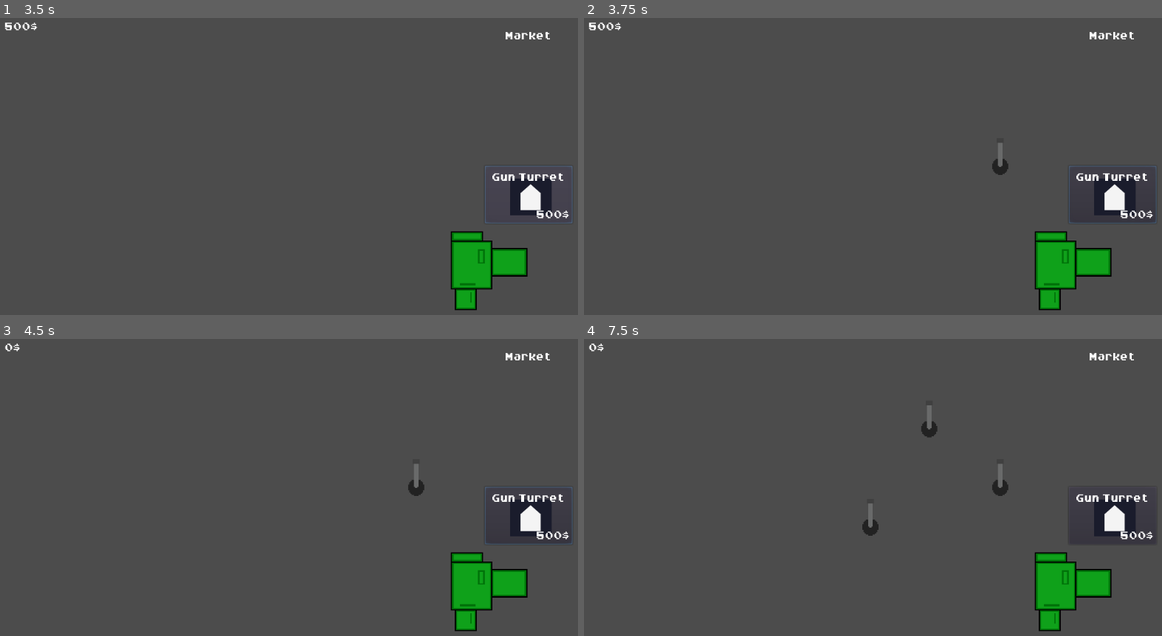
Above: before the commit, frames 1-4 (two rows, left to right).
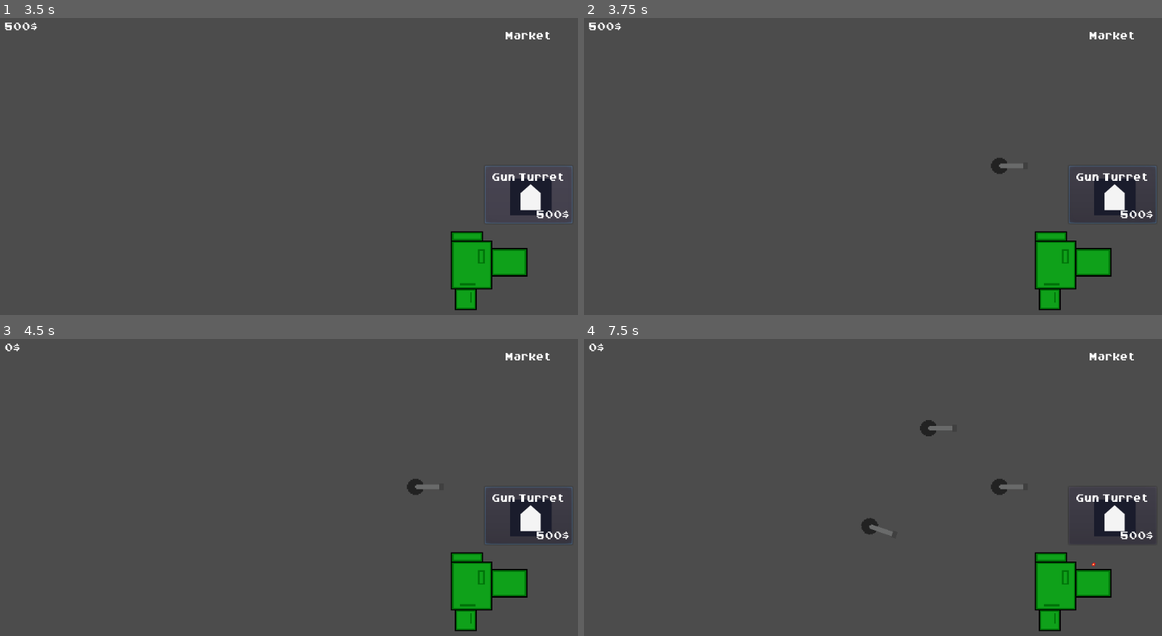
Above: after the commit, the same moments.

Repository: Godot-Wild-Jam-22-Team/TowerDefense
Game: Godot game, scene res://GUI/StartScreen.tscn
Two runs of this game, one before a commit and one after it. Both use one fixed random seed, a clock stepped at 60 frames per second and the inputs below.
Inputs (mouse positions are in pixels of both pictures, inside the frame that each line leads up to):
- Up to frame 1 (3.5 s): click "Start" at 0.5 s; click "Gun Turret" at 1.25 s; click "Gun Turret" at 2 s; click "Gun Turret" at 2.75 s
- Up to frame 2 (3.75 s): tap Enter at 3.5 s; move the mouse to (1000, 166) at 3.52 s; press the mouse at (1000, 166) at 3.53 s
- Up to frame 3 (4.5 s): release the mouse at (416, 487) at 4.25 s; tap Space at 4.25 s; drag from (167, 520) to (525, 514) at 4.27 s
- Up to frame 4 (7.5 s): tap Enter at 5, 6.5 s; move the mouse to (930, 428) at 5.02 s; press the mouse at (930, 428) at 5.03 s; release the mouse at (930, 428) at 5.75 s; tap Space at 5.75 s; drag from (838, 573) to (1109, 487) at 5.77 s; move the mouse to (1046, 555) at 6.52 s; press the mouse at (1046, 555) at 6.53 s; tap Escape (pause) at 7.15 s; release the mouse at (1046, 555) at 7.25 s; click "Resume" at 7.25 s

Frame 1 is identical in both runs. In frame 2, 0.1% of the frame differs, in the area x 70-76%, y 42-53%; in frame 3, 0.1%; in frame 4, 0.4%, in the area x 48-89%, y 22-77%.

Commit message:
Fixed Base inheritance
Also fixed turret rotation

Diff:
--- a/GWJ22/Base.gd
+++ b/GWJ22/Base.gd
@@ -3,3 +3,8 @@
 
 func _ready() -> void:
 	health = 10 #force intialization to update progress bar
+
+
+func die() -> void:
+	#add animation explosion and call parent at the end, also send info about gameover
+	.die()
--- a/GWJ22/Base.tscn
+++ b/GWJ22/Base.tscn
@@ -7,7 +7,9 @@
 [sub_resource type="ConvexPolygonShape2D" id=1]
 points = PoolVector2Array( -23, -42, -23, 24, -18, 24, -18, 48, 6, 48, 6, 24, 24, 24, 24, 9, 65, 9, 65, -23, 24, -23, 24, -32, 14, -32, 14, -42 )
 
-[node name="Base" instance=ExtResource( 1 )]
+[node name="Base" groups=[
+"player",
+] instance=ExtResource( 1 )]
 script = ExtResource( 3 )
 
 [node name="Sprite" type="Sprite" parent="." index="0"]
--- a/GWJ22/DamageableObject.gd
+++ b/GWJ22/DamageableObject.gd
@@ -1,13 +1,14 @@
 extends KinematicBody2D
 class_name DamageableObject
 
-signal die() # used to check game status
+signal die(name) # used to check game status
 signal health_changed(newvalue) #updates progress bars
 
 var health := 4 setget set_health # 10 for
 
 func take_damage(value: int = 1) -> void:
-	health -= value
+	#print("%s takes %s damage" % [self.name, value])
+	self.health -= value
 
 func die() -> void:
 	print("Death of %s" % self.name)
@@ -16,6 +17,7 @@
 
 func set_health(value) -> void:
 	health = max(0, value)
+	#print("%s health: %s " % [self.name, health])
 	emit_signal("health_changed", health)
 	if health <= 0:
 		die()
--- a/GWJ22/Defenses/DraggableObject.tscn
+++ b/GWJ22/Defenses/DraggableObject.tscn
@@ -6,9 +6,11 @@
 script = ExtResource( 1 )
 
 [node name="CollisionPolygon2D" type="CollisionPolygon2D" parent="."]
+rotation = 1.5708
 polygon = PoolVector2Array( 16, -16, 16, 16, -16, 16, -16, -16, 0, -32 )
 
 [node name="Placeholder" type="Polygon2D" parent="."]
+rotation = 1.5708
 polygon = PoolVector2Array( -16, 16, 16, 16, 16, -16, 0, -32, -16, -16 )
 
 [node name="Sprite" type="Sprite" parent="."]
--- a/GWJ22/Defenses/Turrets/Bullet.tscn
+++ b/GWJ22/Defenses/Turrets/Bullet.tscn
@@ -37,7 +37,6 @@
 
 [node name="AnimatedSprite" type="AnimatedSprite" parent="."]
 frames = SubResource( 5 )
-frame = 2
 playing = true
 
 [node name="CollisionShape2D" type="CollisionShape2D" parent="."]
--- a/GWJ22/Defenses/Turrets/Turret.tscn
+++ b/GWJ22/Defenses/Turrets/Turret.tscn
@@ -14,19 +14,19 @@
 bullet_scene = ExtResource( 3 )
 
 [node name="Vision" parent="." index="0" instance=ExtResource( 4 )]
-position = Vector2( 0, -48 )
+position = Vector2( 32, 0 )
+rotation = 1.5708
 
 [node name="Placeholder" parent="." index="2"]
 visible = false
 
 [node name="Sprite" parent="." index="3"]
-position = Vector2( 0, -16 )
-rotation = -1.5708
+position = Vector2( 16, 0 )
 scale = Vector2( 2, 2 )
 texture = ExtResource( 5 )
 
 [node name="Position2D" type="Position2D" parent="." index="4"]
-position = Vector2( 0, -50 )
+position = Vector2( 32, 0 )
 
 [node name="Guntimer" type="Timer" parent="." index="5"]
 [connection signal="exited" from="Vision" to="." method="_on_Vision_exited"]
--- a/GWJ22/Foes/Foe.gd
+++ b/GWJ22/Foes/Foe.gd
@@ -35,7 +35,7 @@
 	self.current_state = State.WALK
 	#print(path)
 
-func random_near_point(point: Vector2, max_distance: float = 300.0) -> Vector2:
+func random_near_point(point: Vector2, max_distance: float = 150.0) -> Vector2:
 	randomize()
 	var distance = randf() * max_distance
 	var angle = randf() * 2 * PI
@@ -54,22 +54,20 @@
 				self.current_state = State.IDLE
 				return
 			temp_destination = path[0]
+			look_at(path[0])
 
 		State.ATTACK:
-			temp_destination = targets[0].global_position
-			if global_position.distance_to(temp_destination) < distance_threshold *4:
-				attack(targets[0]) #add a tempo for attack
-				return #do not walk after attack (especially if the target dies)
+			attack(targets[0]) #add a tempo for attack
+			return #do not walk after attack (especially if the target dies)
 
 	velocity = temp_destination - global_position
-	move_and_slide(velocity.normalized() * speed)
-	#global_position += velocity.normalized() * speed * delta
+	var collision = move_and_slide(velocity.normalized() * speed)
 
 # //should also react to damage, so listen for health change signal(?) - I cannot know the direction as bullets are indpeendent objects, unless I follow the incoming direction
 
 # bullets should implement an attack method too when touching an area in foe group
 
-func attack(target: Area2D) -> void:
+func attack(target: DamageableObject) -> void:
 	#bounce animation
 	print("Attacking")
 	target.take_damage(ATTACK_POWER)
@@ -90,6 +88,7 @@
 		State.WALK:
 			set_physics_process(true)
 		State.ATTACK:
+			print("Switched state to Attack")
 			set_physics_process(true)
 		State.IDLE:
 			set_physics_process(false)
@@ -97,19 +96,19 @@
 			set_physics_process(false)
 			pass #any animation here
 
-func _on_View_area_entered(area: Area2D) -> void:
-	pass
-	if area.is_in_group("player"):
-		targets.append(area)
-		self.current_state = State.ATTACK
-
-func _on_View_area_exited(area: Area2D) -> void:
-	pass
-	if area.is_in_group("player"):
-		var idx = targets.find(area)
-		targets.remove(idx)
-		if targets.size() <= 0:
-			self.current_state = State.WALK
+#func _on_View_area_entered(area: Area2D) -> void:
+#	pass
+#	if area.is_in_group("player"):
+#		targets.append(area)
+#		self.current_state = State.ATTACK
+#
+#func _on_View_area_exited(area: Area2D) -> void:
+#	pass
+#	if area.is_in_group("player"):
+#		var idx = targets.find(area)
+#		targets.remove(idx)
+#		if targets.size() <= 0:
+#			self.current_state = State.WALK
 
 
 #Base
--- a/GWJ22/Foes/Foe.tscn
+++ b/GWJ22/Foes/Foe.tscn
@@ -13,6 +13,7 @@
 script = ExtResource( 2 )
 
 [node name="View" type="Area2D" parent="." index="1"]
+rotation = -1.5708
 collision_layer = 0
 
 [node name="CollisionShape2D" type="CollisionShape2D" parent="View" index="0"]
@@ -20,6 +21,7 @@
 shape = SubResource( 1 )
 
 [node name="Sprite" type="Sprite" parent="." index="2"]
+rotation = -1.5708
 texture = ExtResource( 3 )
 vframes = 5
 hframes = 7
--- a/GWJ22/Game.gd
+++ b/GWJ22/Game.gd
@@ -5,6 +5,8 @@
 onready var marketplace := $MarketLayer/Marketplace
 
 export (PackedScene) var enemy_scene
+
+export (int, 3, 20) var left_wave_count := 3
 
 enum State {WAVE, MARKET}
 var current_state = State.MARKET setget set_state
@@ -49,8 +51,9 @@
 
 # FIGHT SCENE
 
-func _start_wave(enemies_count: int = 3) -> void:
+func _start_wave(enemies_count: int = 1) -> void:
 	randomize()
+	left_wave_count -= 1
 	var base_position = $Base.global_position
 	for i in enemies_count:
 		var new_enemy : Foe = enemy_scene.instance()
@@ -58,13 +61,6 @@
 		var start_point = Vector2(randf() * 100.0 + 150.0, 0.0)
 		new_enemy.initialize(start_point, base_position)
 		new_enemy.connect("die", self, "check_game")
-
-	# spawn enemies according to count
-	# for each new enemy:
-	#	instance,
-	#	add to $Enemies
-	#	set a random path (We don't want them to proceed in line)
-	#   new_enemy.connect("die", self, "check_game")
 
 	pass
 
@@ -76,14 +72,17 @@
 
 func check_game() -> void:
 	print("Checking game")
-	# count children in $Enemies
-	# if 0: self.state = State.MARKET
+	if $Enemies.get_child_count() <= 0:
+		wallet.add_amount(1500)
+		if left_wave_count <= 0:
+			gameover()
+		else:
+			self.current_state = State.MARKET
 
 	pass
 
-func gameover() -> void:
-	#we could pass a count of enemies destroyed and other stats
-	#show gameover scene with options like in pause
+func gameover(message: String = "Gameover") -> void:
+	print("Game Over: %s" % message)
 	pass
 
 # MARKET RELATED PHASE
@@ -104,3 +103,7 @@
 		defense.cancel_purchase()
 		return
 	# enable code here(?)
+
+
+func _on_Base_die(name: String) -> void:
+	gameover()
--- a/GWJ22/Game.tscn
+++ b/GWJ22/Game.tscn
@@ -32,6 +32,7 @@
 [node name="PauseScreen" type="CanvasLayer" parent="."]
 
 [node name="PauseMenu" parent="PauseScreen" instance=ExtResource( 2 )]
+visible = true
 
 [node name="MarketLayer" type="CanvasLayer" parent="."]
 
@@ -63,3 +64,4 @@
 scale = Vector2( 1.5, 1.5 )
 [connection signal="timeout" from="MarketplaceTimer" to="." method="_on_MarketplaceTimer_timeout"]
 [connection signal="amount_changed" from="Wallet" to="MarketLayer/MarketHUD/WalletLabel" method="_on_Wallet_amount_changed"]
+[connection signal="die" from="Base" to="." method="_on_Base_die"]
